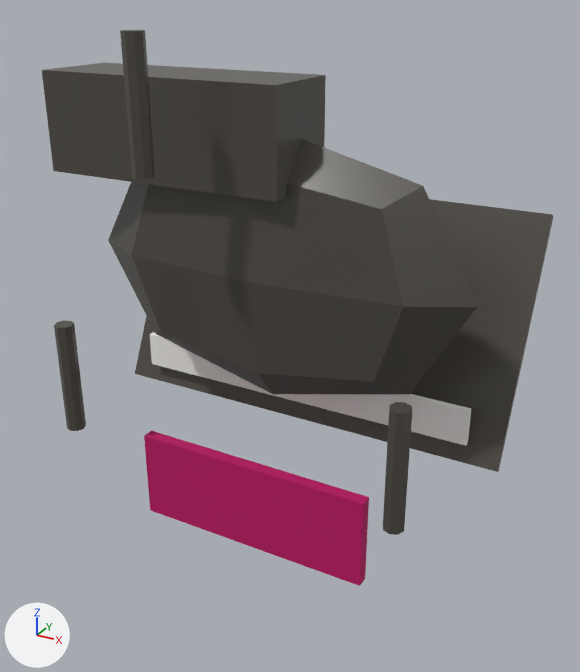
What one commit did to the glTF model ev_engine/assets/piano.glb.
One viewpoint serves both versions: a camera (50 mm lens) standing at (1.151, -1.478, 0.786) and looking at (0.056, 0.512, -0.209). Lighting does not change. The marker at lower left points along +X, +Y and +Z. The first picture is the older version. Vertices at exactly the same position are counted once.

Objects in the first picture: 'Piano'.
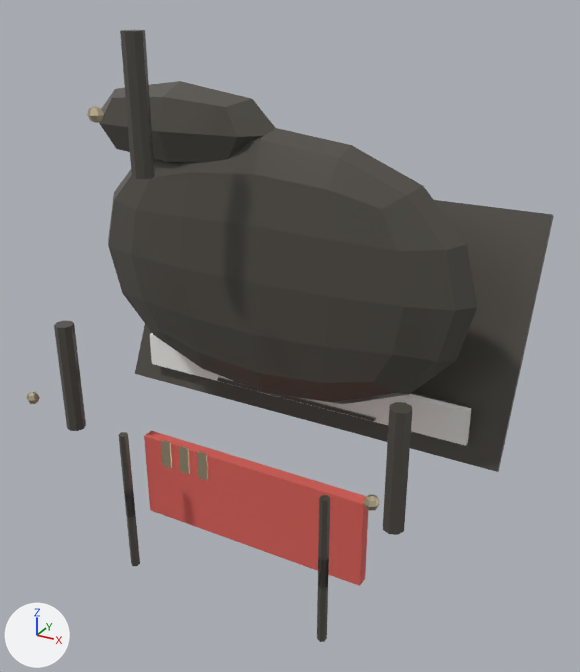
Location of each change, [x1, y1, x2, y2] in pixels of the pictures (580 x 672 px):
'Piano', reshaped (10% taller)
    before: [42, 30, 554, 586]
    after: [26, 30, 554, 642]
part 1 of me_cube_024, added
    after: [99, 81, 275, 163]
part 2 of me_cube_024, added
    after: [124, 489, 140, 566]
part 3 of me_cube_024, added
    after: [317, 557, 329, 642]
part 4 of me_cube_024, added
    after: [118, 432, 135, 517]
part 5 of me_cube_024, added
    after: [318, 495, 330, 588]
part 6 of me_cube_024, added
    after: [26, 392, 40, 404]
part 7 of me_cube_024, added
    after: [363, 495, 380, 510]
part 8 of me_cube_024, added
    after: [87, 106, 104, 123]
part 9 of me_cube_024, added
    after: [161, 440, 172, 469]
part 10 of me_cube_024, added
    after: [179, 446, 190, 474]
part 11 of me_cube_024, added
    after: [197, 451, 208, 481]
part 12 of me_cube_024, built on
    before: [42, 63, 474, 395]
    after: [108, 128, 476, 421]
part 13 of me_cube_024, recoloured (pink to red)
    both: [144, 431, 368, 586]

Diff of the bpy script that builds the scene:
```diff
--- a/ev_engine/assets/piano.glb.py
+++ b/ev_engine/assets/piano.glb.py
@@ mat_ev_velvet @@
+mat_ev_velvet = principled_material('EV_Velvet')
+mat_ev_velvet.base_color = (0.706, 0.118, 0.098)  # red #db6058
+mat_ev_velvet.roughness = 0.82
@@ me_cube_024 @@
-me_cube_024.from_pydata(...)  # 106 vertices, 180 faces; spans x -0.7..0.7, y 0.15..1.01, z -0.9..0.68
+me_cube_024.from_pydata(...)  # 352 vertices, 620 faces; spans x -0.7..0.7, y 0.0..1.01, z -1.0..0.68
+# me_cube_024 part 1: the loose piece of 26 vertices spanning x -0.63..0.63, y 0.37..0.63, z -0.42..0.42 is copied, and the copy is scaled about its middle by (0.533, 0.933, 0.3), then moved by (-0.3, 0.0, 0.4); it spans x -0.64..0.04, y 0.38..0.62, z 0.27..0.53
+# me_cube_024 part 2: a new loose piece, a 6-sided cylinder along z spanning x -0.363..-0.337, y 0.16..0.19, z -1.0..-0.7, in mat_pblack (dark grey #4f4b45)
+# me_cube_024 part 3: a new loose piece, a 6-sided cylinder along z spanning x 0.337..0.363, y 0.16..0.19, z -1.0..-0.7, in mat_pblack (dark grey #4f4b45)
+# me_cube_024 part 4: a new loose piece, a 6-sided cylinder along z spanning x -0.363..-0.337, y 0.16..0.19, z -0.8..-0.5, in mat_pblack (dark grey #4f4b45)
+# me_cube_024 part 5: a new loose piece, a 6-sided cylinder along z spanning x 0.337..0.363, y 0.16..0.19, z -0.8..-0.5, in mat_pblack (dark grey #4f4b45)
+# me_cube_024 part 6: a new loose piece, a UV sphere (6 segments, 4 rings, poles along z) spanning x -0.567..-0.533, y 0.0..0.04, z -0.37..-0.33, in mat_ev_brass (beige #ddcead)
+# me_cube_024 part 7: a new loose piece, a UV sphere (6 segments, 4 rings, poles along z) spanning x 0.533..0.567, y 0.0..0.04, z -0.37..-0.33, in mat_ev_brass (beige #ddcead)
+# me_cube_024 part 8: a new loose piece, a UV sphere (6 segments, 4 rings, poles along z) spanning x -0.217..-0.183, y 0.0..0.04, z 0.48..0.52, in mat_ev_brass (beige #ddcead)
+# me_cube_024 part 9: a new loose piece, a box spanning x -0.075..-0.045, y 0.0175..0.0225, z -0.44..-0.36, in mat_ev_brass (beige #ddcead)
+# me_cube_024 part 10: a new loose piece, a box spanning x -0.015..0.015, y 0.0175..0.0225, z -0.44..-0.36, in mat_ev_brass (beige #ddcead)
+# me_cube_024 part 11: a new loose piece, a box spanning x 0.045..0.075, y 0.0175..0.0225, z -0.44..-0.36, in mat_ev_brass (beige #ddcead)
+# me_cube_024 part 12
+# 8 vertices are removed from x -0.7..0.1, y 0.36..0.64, z 0.25..0.55
+# 60 faces are deleted
+# 88 vertices are added at x -0.59..0.59, y 0.38..0.78, z -0.53..0.39
+# 204 new faces join them, mat_pblack (dark grey #4f4b45)
+# 12 new faces join them, mat_ev_brass (beige #ddcead)
+# me_cube_024 part 13: 12 faces spanning x -0.4..0.4, y 0.33..0.37, z -0.9..-0.6 switch from mat_pvelvet (pink #bc0063) to mat_ev_velvet (red #db6058)
+# other edits to the shape of me_cube_024 do not show in these pictures
 me_cube_024.materials.append(mat_pblack)
-me_cube_024.materials.append(mat_pwhite)  # white #f8f7f5
+me_cube_024.materials.append(mat_ev_brass)  # beige #ddcead
+me_cube_024.materials.append(mat_ev_ivory)  # white #f8f7f5
+me_cube_024.materials.append(mat_ev_keyblack)  # dark grey #453d38
```
